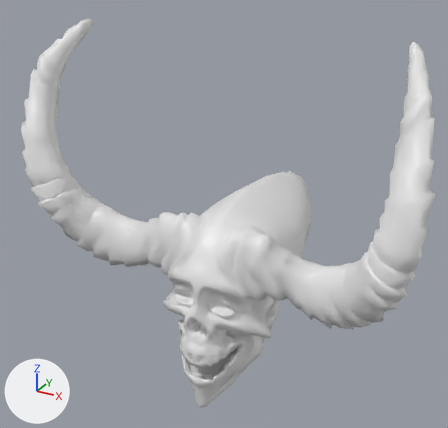
The FBX model SoulsIsNotDeliciese/Assets/Game/Imports/Models/ChertHead.fbx as it was, and as the next commit left it.
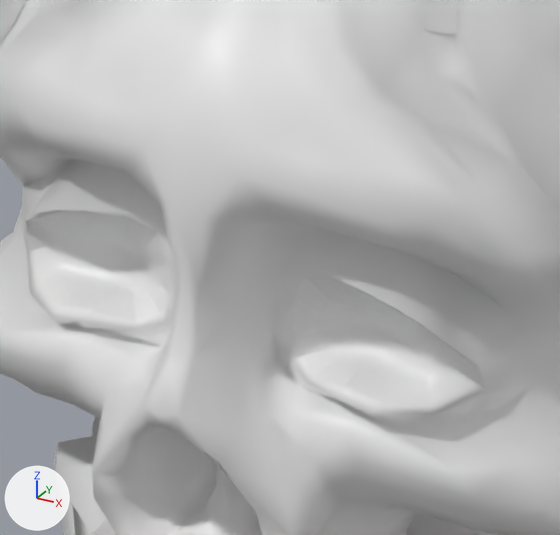
Old and new are each drawn whole from a 50 mm lens placed at (0.948, -1.828, 4.548), pointed at (-0.094, 0.066, 3.601) and again close up on the part from 38% to 55% of the width and 61% to 78% of the height. The lights are fixed; the arrows at lower left show +X, +Y and +Z. The older version's two pictures come first. Where no turn or scale is listed for an object, it has been applied to the vertices. Vertices at exactly the same position are counted once.

In view in the first close-up: 'Demon_Base_Animation:Corps_LP:Corps_LP001.001'.
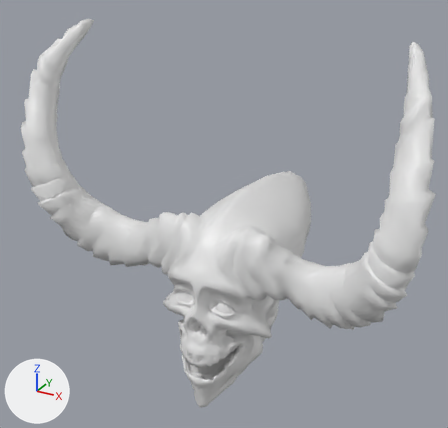
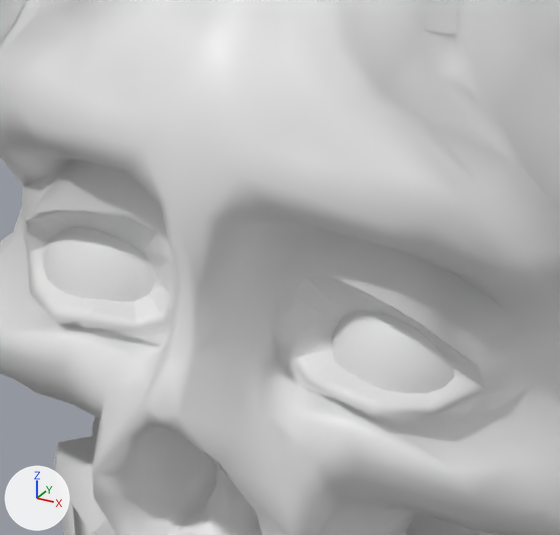
Where the newer file only moved an object's origin or applied its transform, the numbers keep the older frame.

Edits to the bpy script that builds the scene:
```text
Add mat_material_001:
    mat_material_001 = principled_material('Material.001')
    mat_material_001.base_color = (0.8, 0.8, 0.8)  # white #e7e7e7
Change me_mesh_009:
    used by ob_demon_base_animation_corps_lp_corps_lp001_001; location = (0.0, 0.0, 0.0)
    remove me_mesh_009.from_pydata(...)  # 3323 vertices, 4107 faces; spans x -0.713..0.713, y -0.345..0.615, z 2.968..4.301
    add me_mesh_009.from_pydata(...)  # 3751 vertices, 4923 faces; spans x -0.713..0.713, y -0.345..0.615, z 2.968..4.301
    me_mesh_009 part 1: a new loose piece of 214 vertices spanning x -0.119..-0.039, y -0.266..-0.189, z 3.358..3.438, in mat_material_001 (white #e7e7e7)
    me_mesh_009 part 2: a new loose piece of 214 vertices spanning x 0.039..0.119, y -0.266..-0.189, z 3.358..3.438, in mat_material_001 (white #e7e7e7)
    add me_mesh_009.materials.append(mat_material_001)  # white #e7e7e7
```

Changed parts and their boxes (x1, y1, x2, y2) in the close-ups (560 x 535 px):
part 1 of me_mesh_009, added
    after: (43, 228, 156, 302)
part 2 of me_mesh_009, added
    after: (332, 311, 455, 393)
